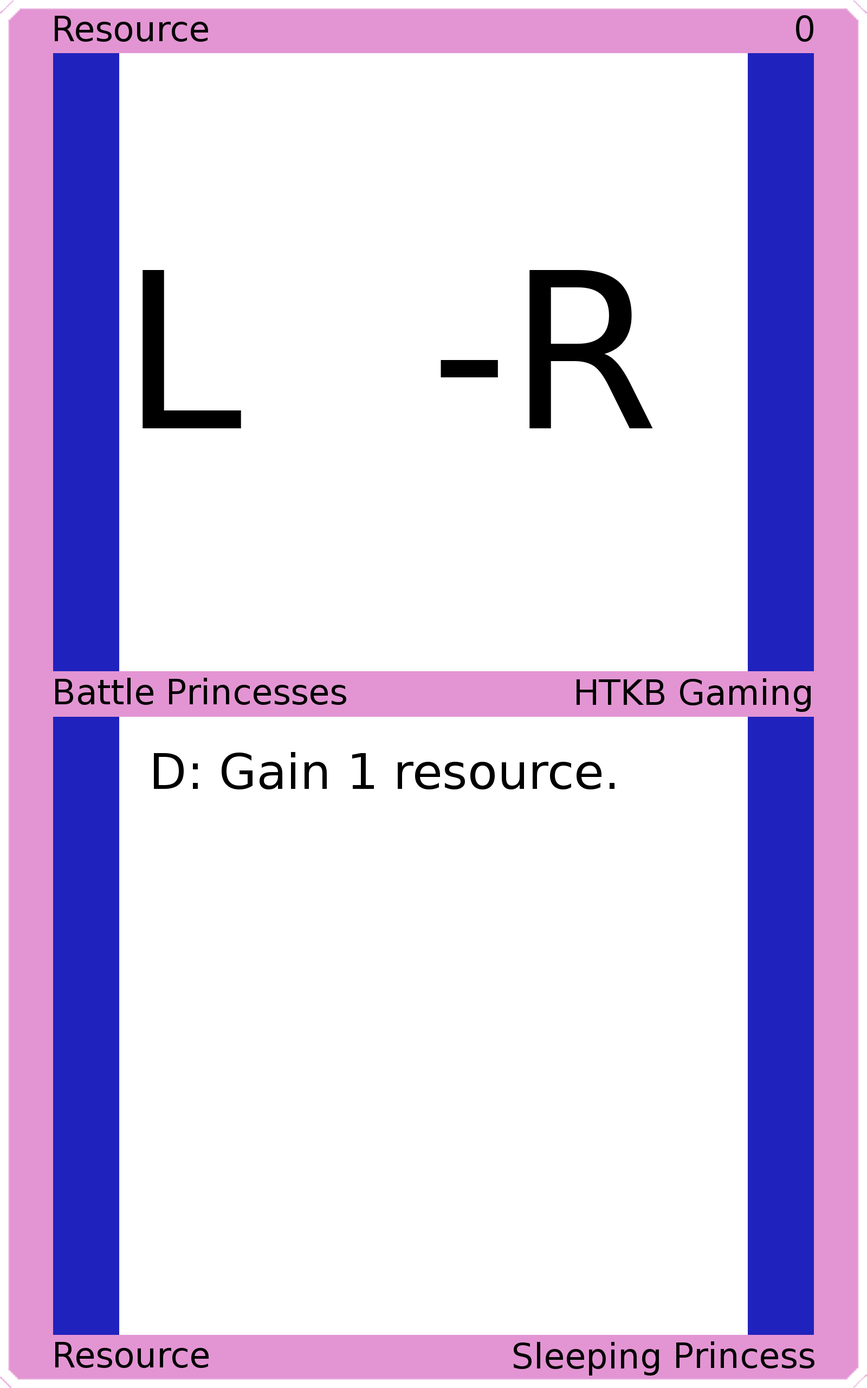
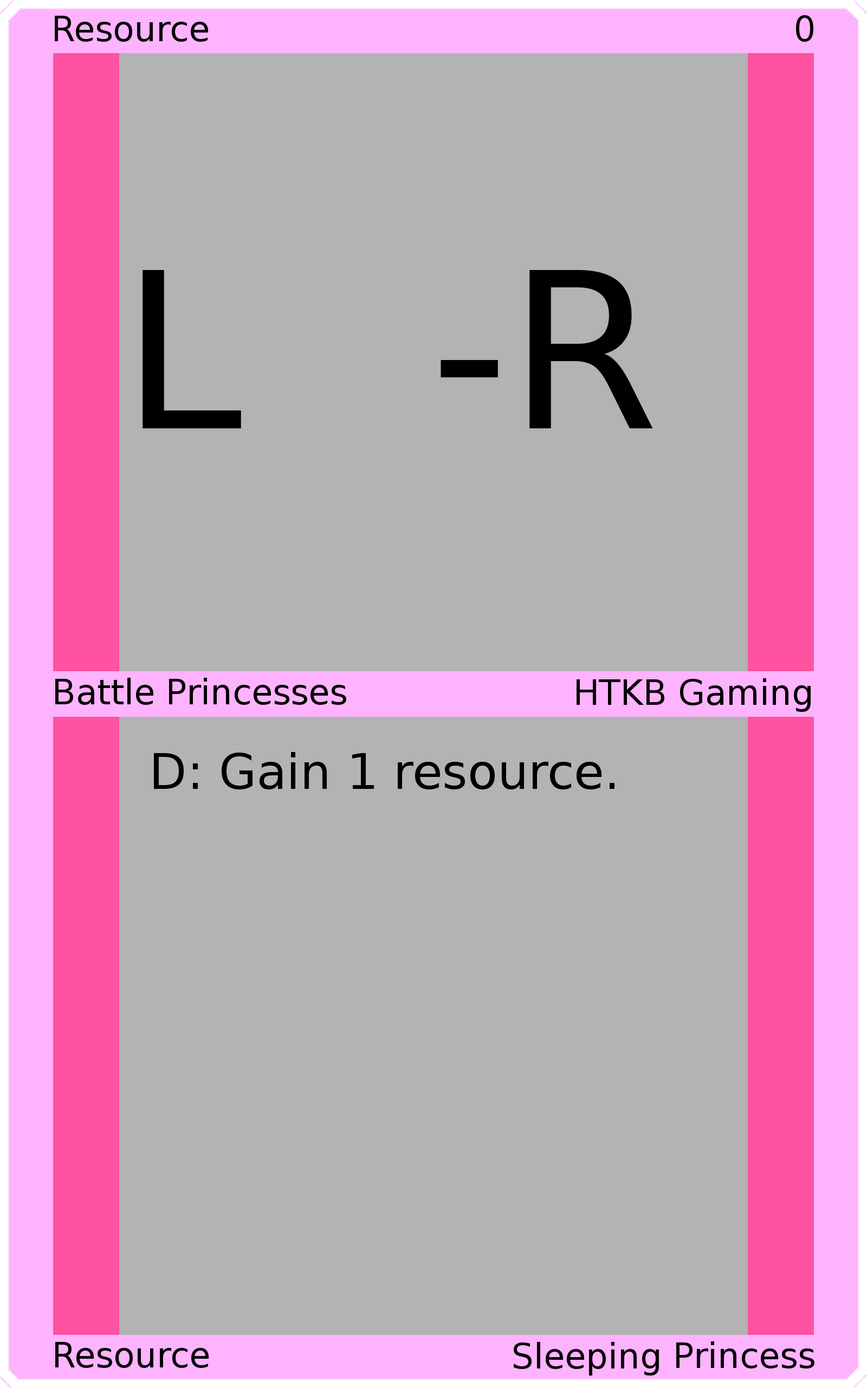
Revision of a layered 867 x 1388 image; what changed, layer by layer:
painted on "Border" over left=0, top=0, right=867, bottom=1388
painted on "Top Background" over left=119, top=52, right=748, bottom=673
painted on "Bottom Background" over left=119, top=715, right=748, bottom=1336
painted on "Background" over left=35, top=35, right=832, bottom=1352
